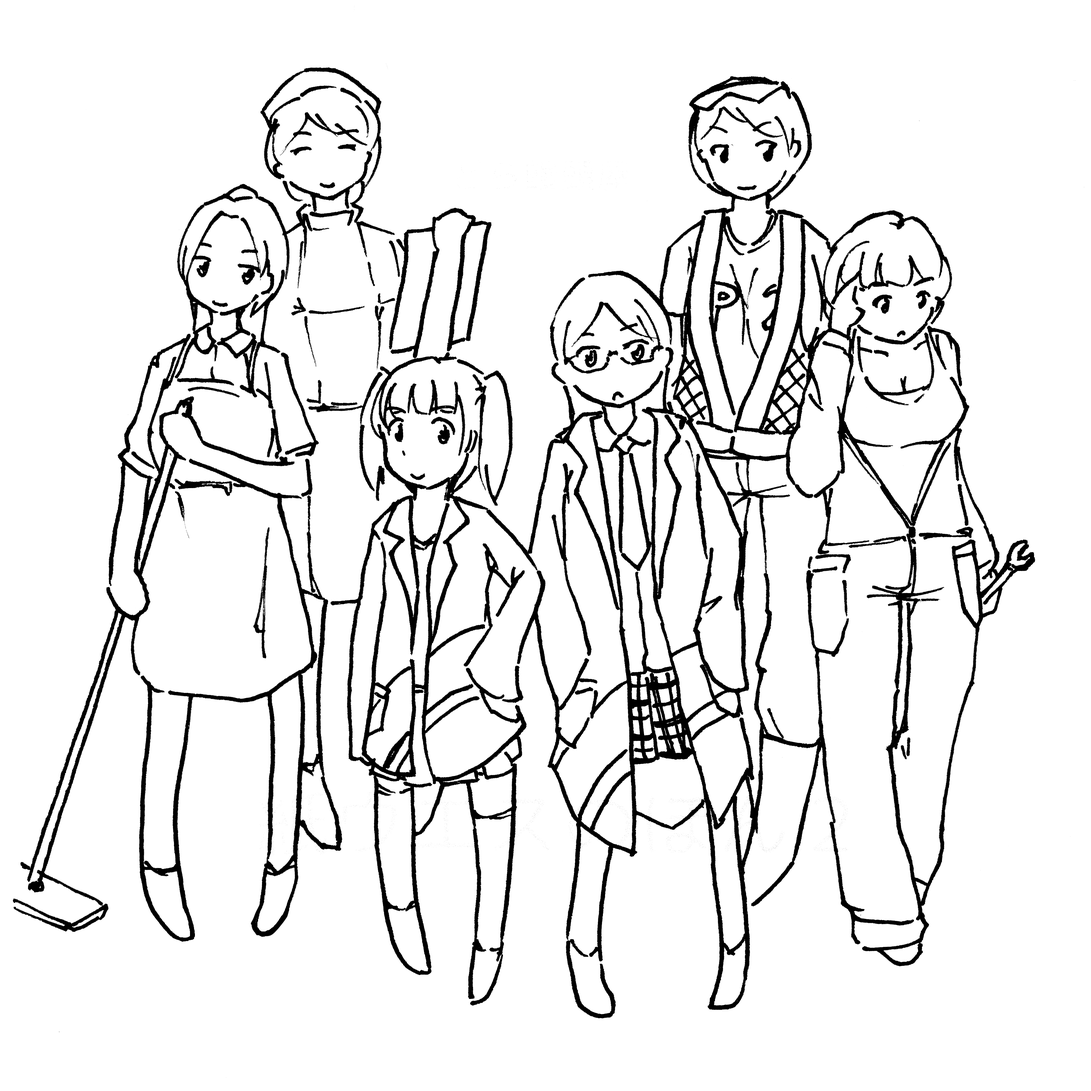
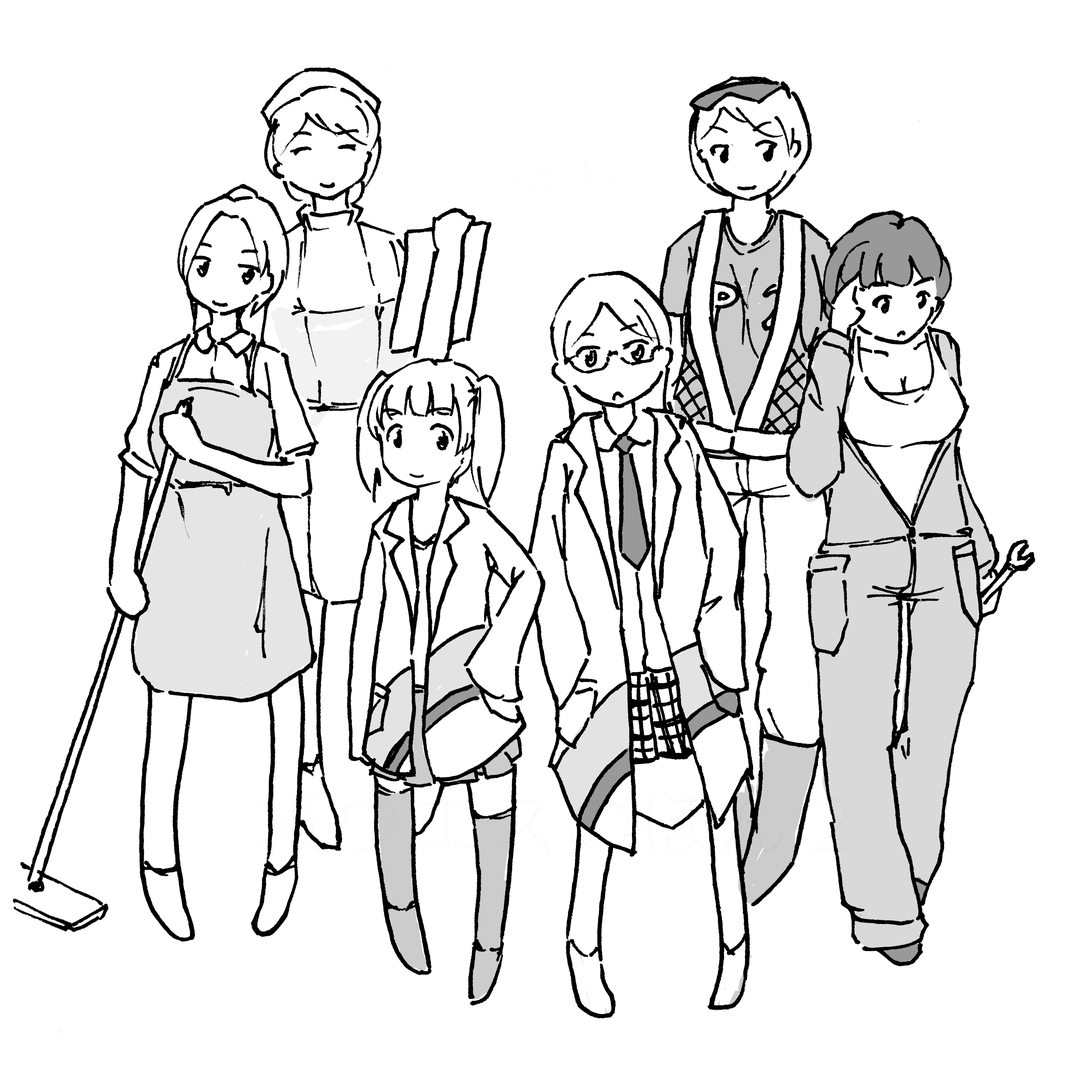
Layer changes from the first w=1091, h=1091 image to the second:
added layer "レイヤー 7" (11%) above "レイヤー 5" over left=366, top=624, right=725, bottom=818
added layer "レイヤー 5" (5%) above "レイヤー 4" over left=270, top=301, right=411, bottom=427
added layer "レイヤー 4" (15%) above "レイヤー 3" over left=787, top=329, right=996, bottom=952
added layer "レイヤー 3" (10%) above "レイヤー 2" over left=133, top=361, right=314, bottom=700
added layer "レイヤー 2" (20%) above "レイヤー 1" over left=372, top=211, right=833, bottom=1015
added layer "レイヤー 1" (40%) above "レイヤー 6" over left=385, top=82, right=953, bottom=966
added layer "レイヤー 6" above "背景" over left=386, top=451, right=407, bottom=470
added layer "背景" over left=133, top=82, right=996, bottom=1015
